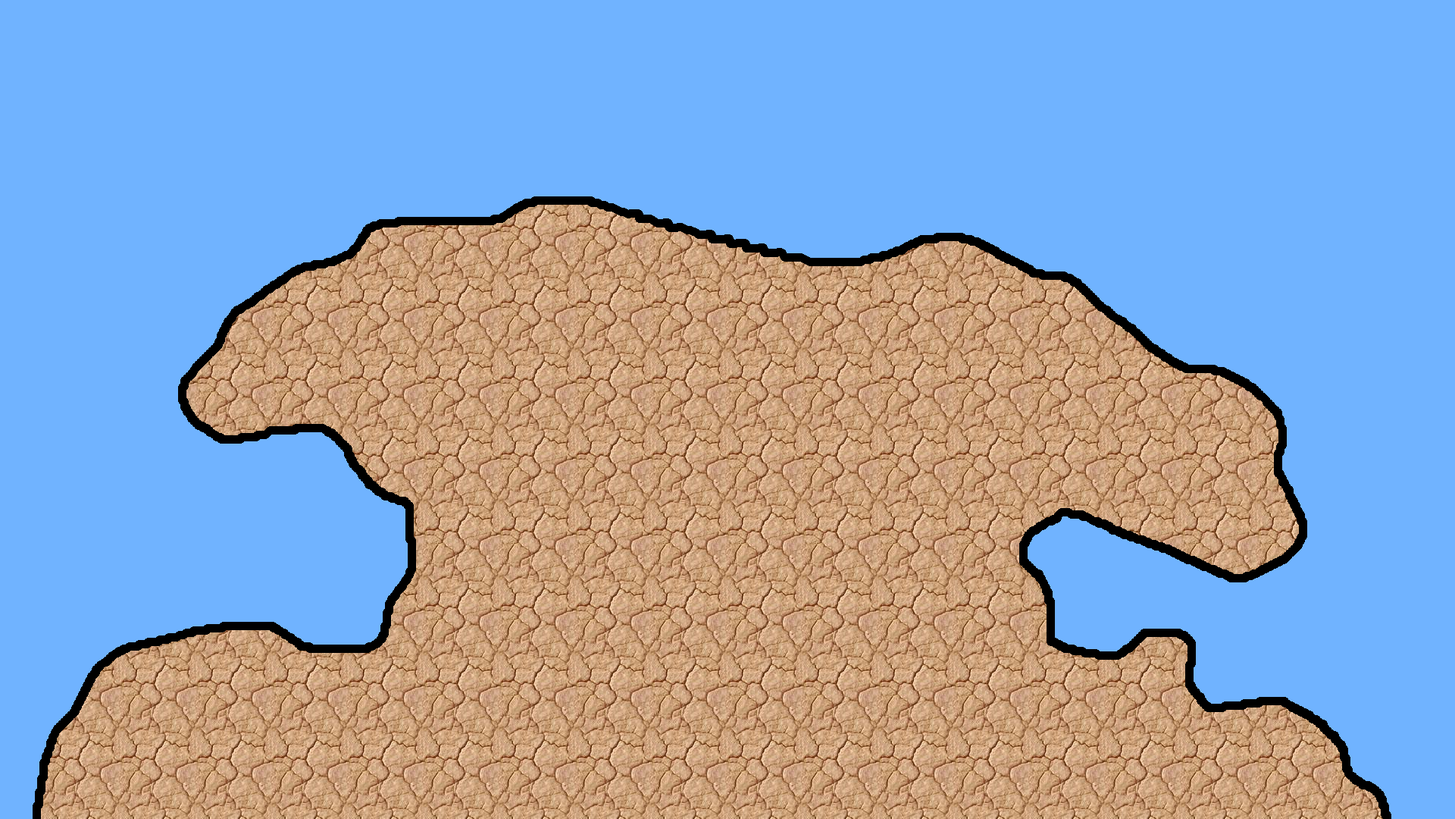
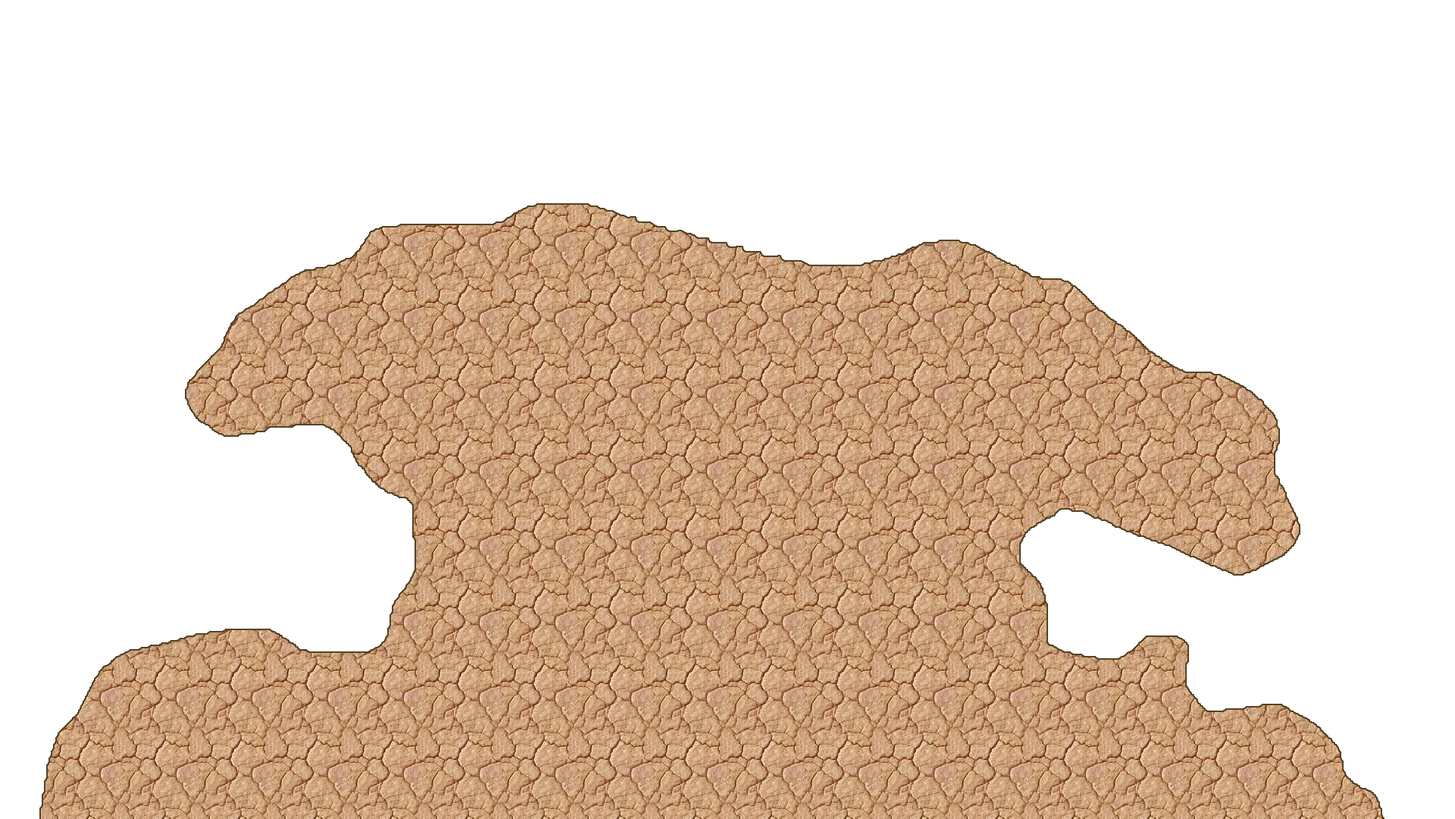
The second 1455 × 819 image is a revision of the first. Changes to its layers:
painted on "Layer" over [39, 203, 1385, 819]
painted on "Layer #1" over [32, 196, 1392, 819]
hid "Background" over [0, 0, 1455, 819]
